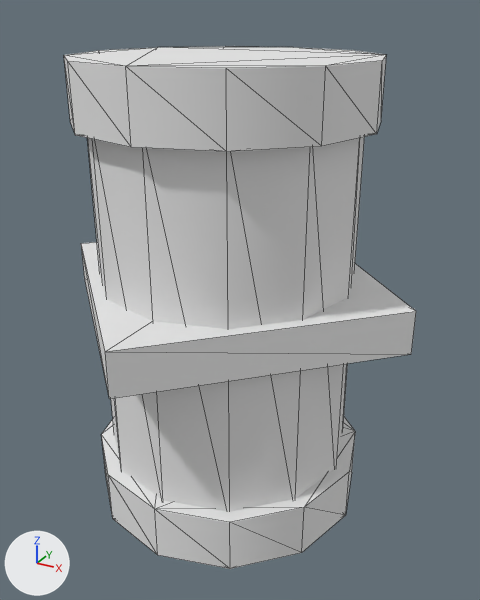
Two versions of the glTF model game/assets/baus_coletaveis/celula_escudo_g_01.glb, one commit apart.
Both versions are drawn from a camera (50 mm lens) standing at (0.219, -0.381, 0.347) and looking at (0.01, 0.001, 0.156). Every picture has the same lights, and +X, +Y and +Z are marked at lower left. The picture after the commit comes second. Mesh edges are drawn as thin lines. Vertices at exactly the same position are counted once.

In view in the first picture: 'celula_escudo_g_01'.
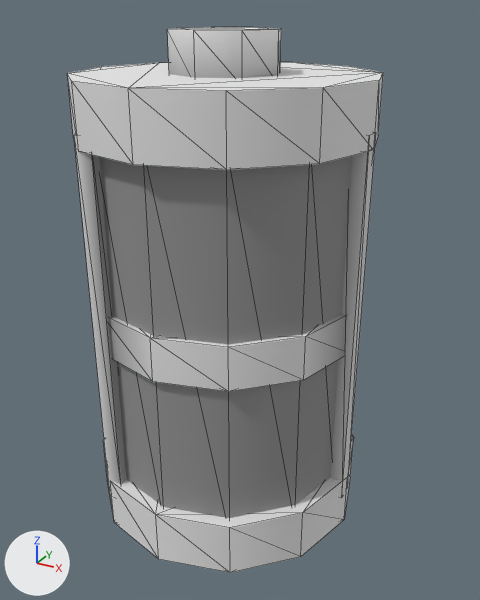
Boxes (x1, y1, x2, y2) around the edits, measured in the pictures (480 x 600 px; the box of a moved part takes in the faces that stretch with it):
```json
{"object": "celula_escudo_g_01", "change": "recoloured, reshaped", "before": [64, 46, 416, 569], "after": [67, 27, 383, 573], "on screen": "darker, 10% narrower"}
{"part": 1, "of": "me_celula_escudo_g_01", "change": "moved or reshaped", "before": [87, 137, 364, 512], "after": [99, 156, 352, 518]}
{"part": 2, "of": "me_celula_escudo_g_01", "change": "moved or reshaped", "before": [102, 417, 355, 569], "after": [103, 436, 354, 573]}
{"part": 3, "of": "me_celula_escudo_g_01", "change": "moved or reshaped", "before": [64, 46, 386, 152], "after": [67, 62, 383, 170]}
{"part": 4, "of": "me_celula_escudo_g_01", "change": "added", "after": [167, 27, 281, 78]}
{"part": 5, "of": "me_celula_escudo_g_01", "change": "added", "after": [331, 132, 376, 498]}
{"part": 6, "of": "me_celula_escudo_g_01", "change": "added", "after": [74, 134, 126, 496]}
{"part": 7, "of": "me_celula_escudo_g_01", "change": "added", "after": [109, 315, 347, 392]}
{"part": 8, "of": "me_celula_escudo_g_01", "change": "deleted", "before": [81, 242, 416, 399]}
```

Edits to the scene script, one JSON object a line:
```json
{"op": "add", "block": "mat_m_paleta_ventania", "code": "n2 = _N.new('ShaderNodeMix'); n2.name = 'Mix'"}
{"op": "add", "block": "mat_m_paleta_ventania", "code": "n2.data_type = 'RGBA'"}
{"op": "add", "block": "mat_m_paleta_ventania", "code": "n2.blend_type = 'MULTIPLY'"}
{"op": "add", "block": "mat_m_paleta_ventania", "code": "n2.inputs[0].default_value = 1.0  # 'Factor'"}
{"op": "add", "block": "mat_m_paleta_ventania", "code": "n2.inputs[7].default_value = (0.8, 0.8, 0.8, 1.0)  # 'B', white #e7e7e7"}
{"op": "add", "block": "mat_m_paleta_ventania", "code": "n3 = _N.new('ShaderNodeVertexColor'); n3.name = 'Color Attribute'"}
{"block": "mat_m_paleta_ventania", "where": "n0 = _N.new('ShaderNodeBsdfPrincipled'); n0.name = 'Principled BSDF'"}
{"op": "add", "block": "mat_m_paleta_ventania", "code": "_L.new(n2.outputs[2], n0.inputs[0])  # 'Result' to 'Base Color'"}
{"op": "add", "block": "mat_m_paleta_ventania", "code": "_L.new(n3.outputs[0], n2.inputs[6])  # 'Color' to 'A'"}
{"block": "me_celula_escudo_g_01", "where": "# used by ob_celula_escudo_g_01; location = (0.0, 0.0, 0.0)"}
{"op": "remove", "block": "me_celula_escudo_g_01", "code": "me_celula_escudo_g_01.from_pydata(...)  # 80 vertices, 144 faces; spans x -0.134..0.134, y -0.134..0.134, z 0.0..0.32"}
{"op": "add", "block": "me_celula_escudo_g_01", "code": "me_celula_escudo_g_01.from_pydata(...)  # 176 vertices, 312 faces; spans x -0.099..0.099, y -0.099..0.099, z -0.005..0.335"}
{"block": "me_celula_escudo_g_01", "change": "me_celula_escudo_g_01 part 1: the loose piece of 24 vertices spanning x -0.09..0.09, y -0.09..0.09, z 0.03..0.29 is moved by (0.0, 0.0, -0.01)"}
{"block": "me_celula_escudo_g_01", "change": "me_celula_escudo_g_01 part 2: the loose piece of 24 vertices spanning x -0.1..0.1, y -0.1..0.1, z 0.0..0.04 is moved by (0.0, 0.0, -0.005)"}
{"block": "me_celula_escudo_g_01", "change": "me_celula_escudo_g_01 part 3: the loose piece of 24 vertices spanning x -0.1..0.1, y -0.1..0.1, z 0.28..0.32 is moved by (0.0, 0.0, -0.01)"}
{"block": "me_celula_escudo_g_01", "change": "me_celula_escudo_g_01 part 4: a new loose piece, an 8-sided cylinder along z spanning x -0.036..0.036, y -0.036..0.036, z 0.305..0.335, in mat_m_paleta_ventania"}
{"block": "me_celula_escudo_g_01", "change": "me_celula_escudo_g_01 part 5: a new loose piece, a box spanning x 0.086..0.098, y -0.006..0.006, z 0.02..0.28, in mat_m_paleta_ventania"}
{"block": "me_celula_escudo_g_01", "change": "me_celula_escudo_g_01 part 6: a new loose piece, a box spanning x -0.052..-0.04, y -0.086..-0.074, z 0.02..0.28, in mat_m_paleta_ventania"}
{"block": "me_celula_escudo_g_01", "change": "me_celula_escudo_g_01 part 7: a new loose piece, a 12-sided cylinder along z spanning x -0.094..0.094, y -0.094..0.094, z 0.135..0.165, in mat_m_paleta_ventania"}
{"block": "me_celula_escudo_g_01", "change": "me_celula_escudo_g_01 part 8: the loose piece of 8 vertices spanning x -0.134..0.134, y -0.134..0.134, z 0.145..0.175 is deleted"}
{"block": "me_celula_escudo_g_01", "change": "other edits to the shape of me_celula_escudo_g_01 do not show in these pictures"}
```
